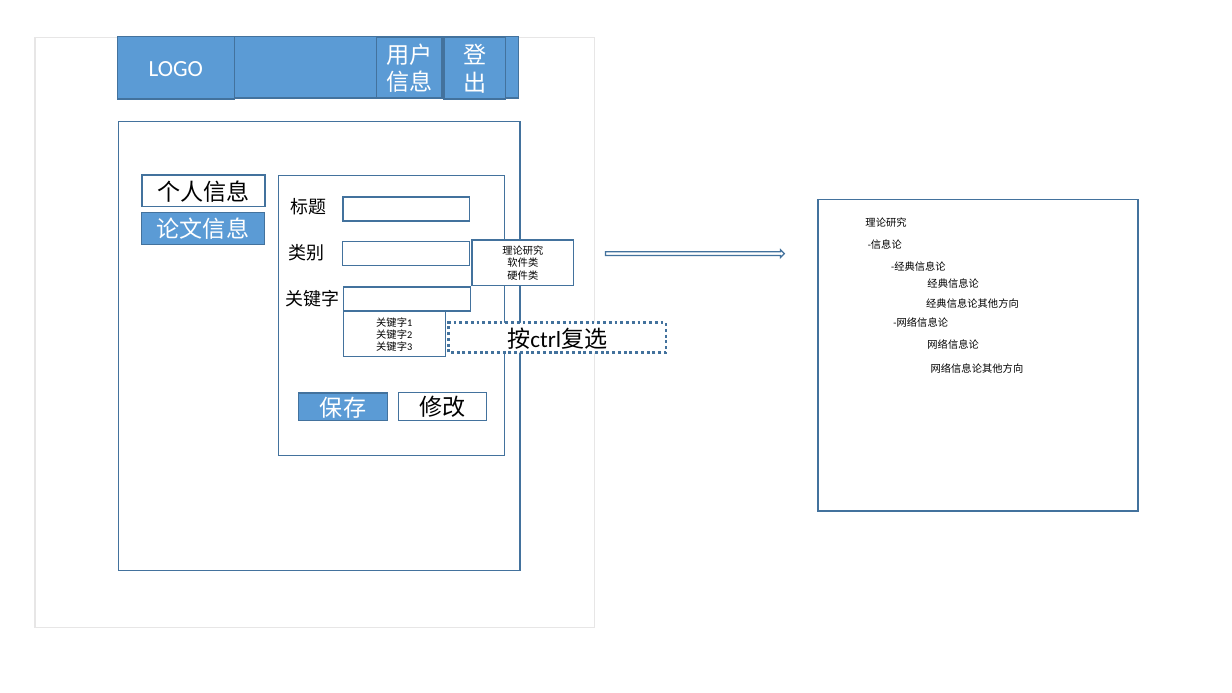
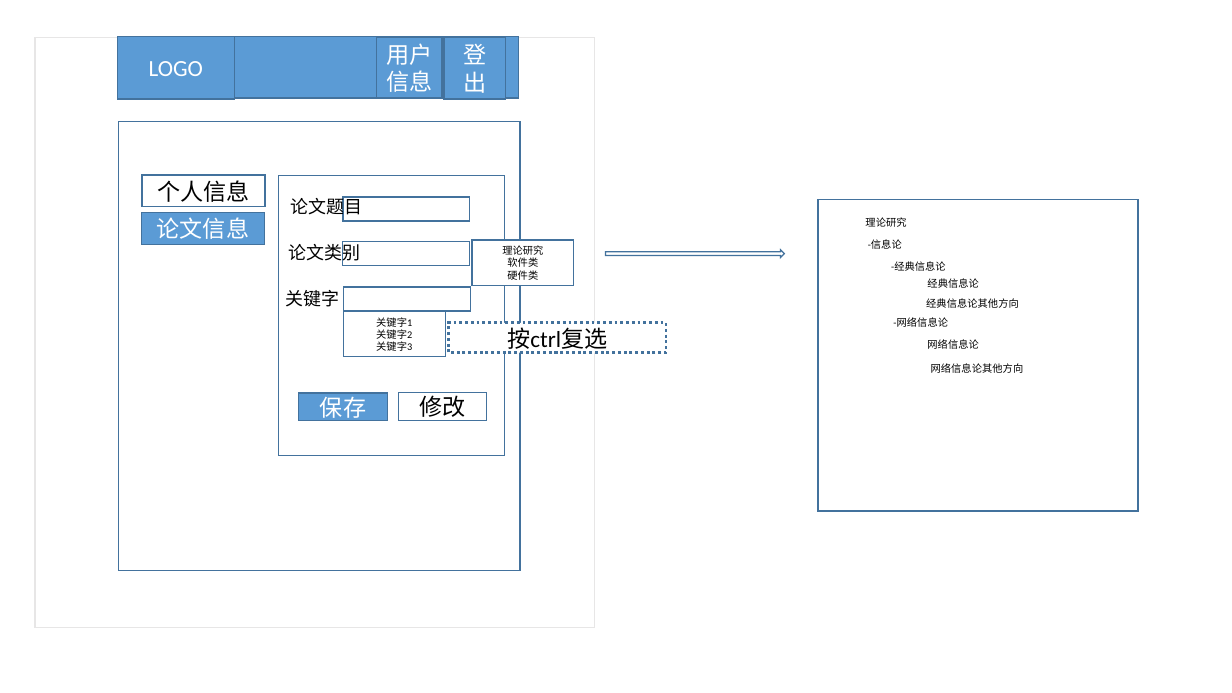
Before and after one commit to soyal/Work, a slide deck: slide 3 of api/论文管理系统.pptx. Drawn at 1232x693 pixels with LibreOffice and Linux fonts; fonts in the diff are those of the drawing. Boxes give left, top, right and bottom in pixels: in the first picture for what was removed or moved away, otherwise in the second. Text is boxed around its words. In the diff, an @@ line names an element or a change of style, - is before the commit and + after.

```diff
--- a/api/论文管理系统.pptx
+++ b/api/论文管理系统.pptx
@@ text at [291,196,363,219]: text changed @@
-标题
+论文题目
@@ text at [289,241,361,265]: text changed @@
-类别
+论文类别
```
Also in this commit, not shown: 5 other slides changed.
